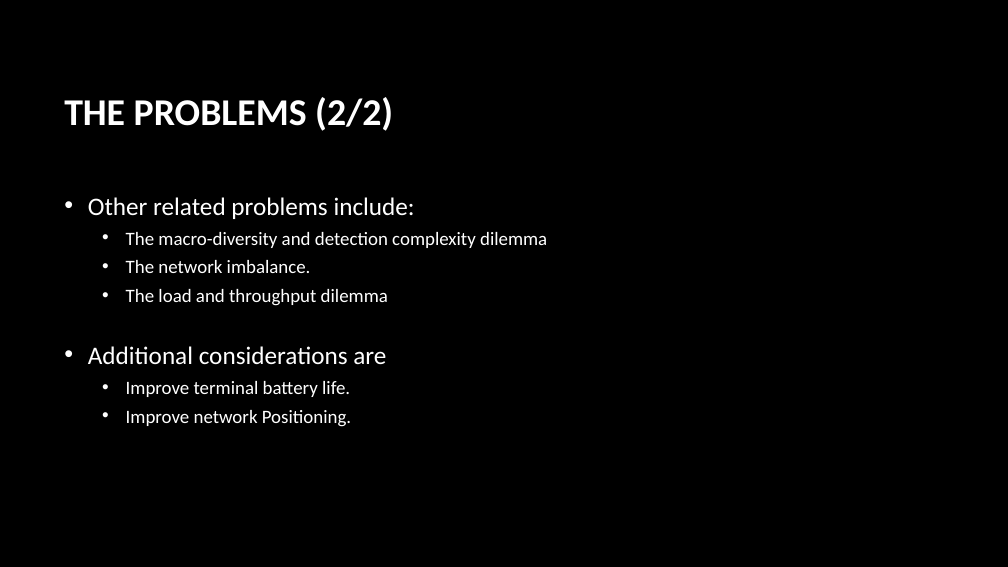
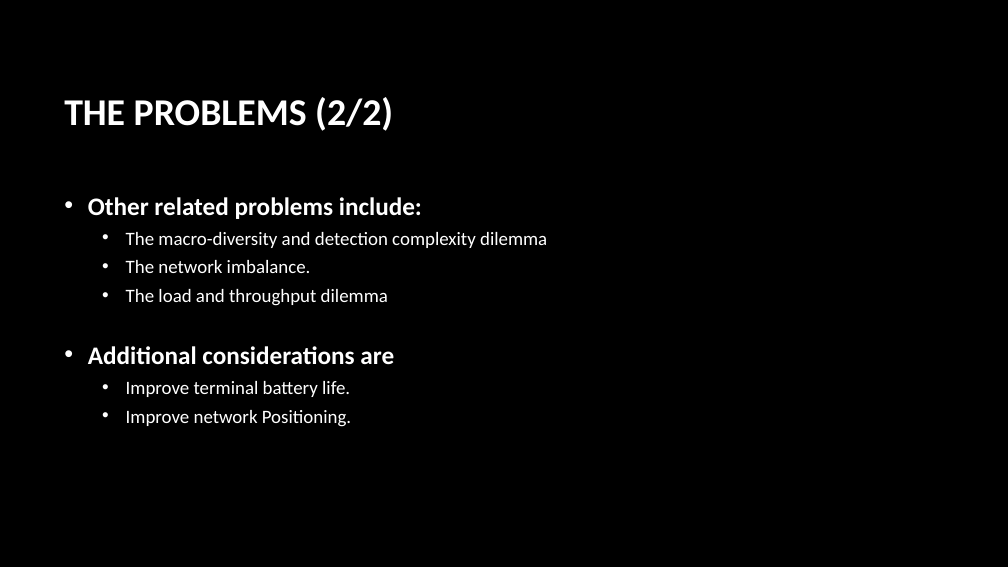
Before and after one commit to shuwang1/dumb_v_smart, a slide deck: slide 9 of Can Dumb Beat Smart R3.pptx. Drawn at 1008x567 pixels with LibreOffice and Linux fonts; fonts in the diff are those of the drawing; background and template pictures are left out. Boxes give left, top, right and bottom in pixels: in the first picture for what was removed or moved away, otherwise in the second. Text is boxed around its words. In the diff, an @@ line names an element or a change of style, - is before the commit and + after.

Commit message:
add R3 with improving the slides relating to the information theory views on access channel design, aka power control + successive interference cancellation

```diff
--- a/Can Dumb Beat Smart R3.pptx
+++ b/Can Dumb Beat Smart R3.pptx
@@ text at (x1=88, y1=197, x2=422, y2=365): bold on in "Other related problems include:", "Additional considerations are" @@
```
Also in this commit, not shown: 3 other slides changed.
